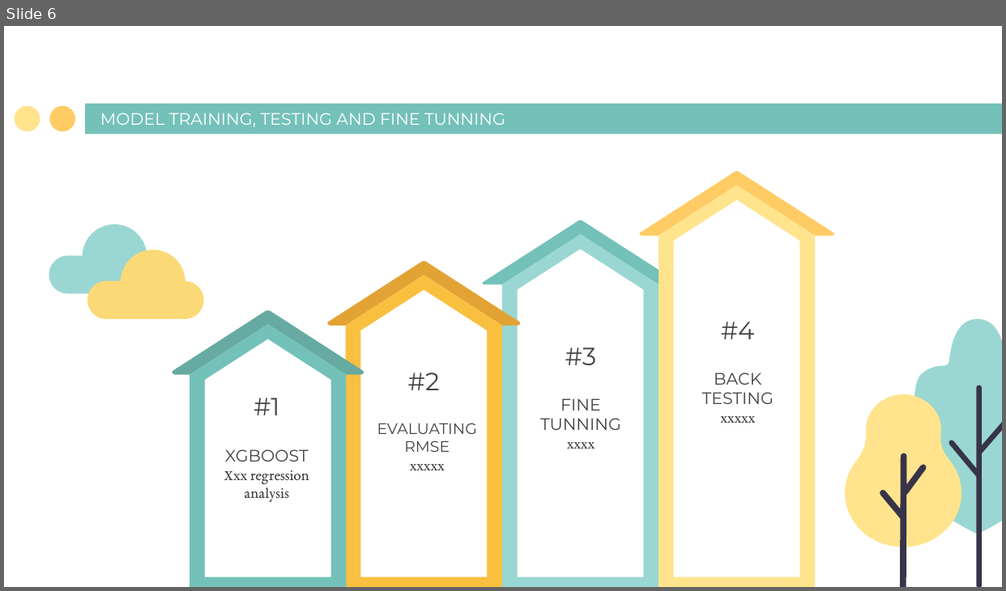
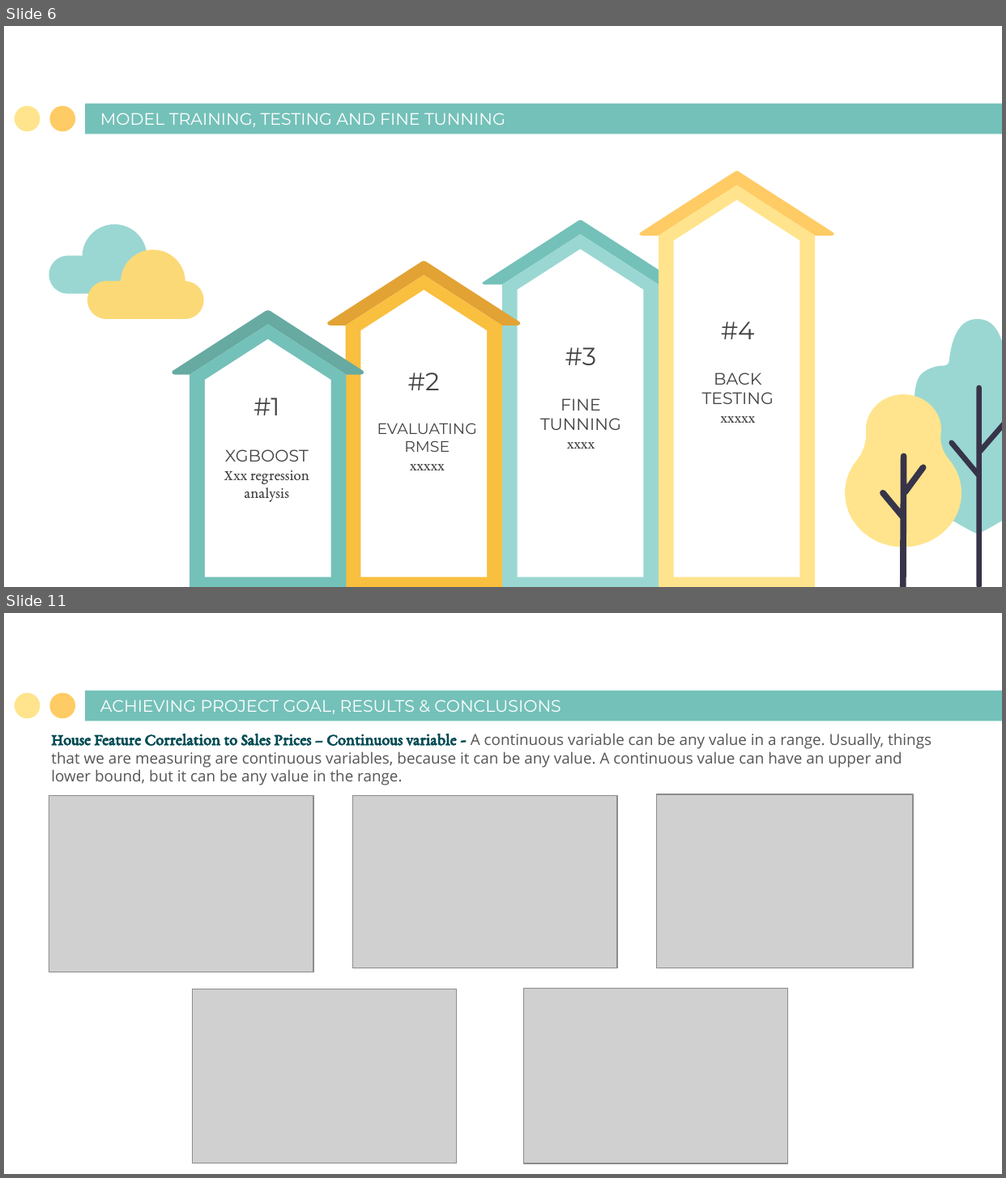
Before and after one commit to BrownTD/Final-Project, a slide deck: Group 2 Final Project House Price Prediction.pptx. Shown one above the other, each under a label of ours: slide 6 before the commit, slides 6 and 11 after it; the slides between them are not shown. The pictures are 1006x591 and 1006x1178 pixels, drawn with LibreOffice and Linux fonts; fonts in the diff are those of the drawing; grey boxes stand for pictures. Boxes give left, top, right and bottom in pixels: in the first picture for what was removed or moved away, otherwise in the second. Text is boxed around its words. In the diff, an @@ line names an element or a change of style, - is before the commit and + after.

```diff
--- a/Group 2 Final Project House Price Prediction.pptx
+++ b/Group 2 Final Project House Price Prediction.pptx
@@ slide 11 added at bbox=[4, 613, 1002, 1174], background #FFFFFF; not listed: 3 template elements that a slide beside it also shows @@
@@ title added at bbox=[100, 700, 560, 714], 12 pt, text #FFFFFF @@
+ACHIEVING PROJECT GOAL, RESULTS & CONCLUSIONS
@@ text added at bbox=[51, 733, 931, 786], 11 pt, text #555555 @@
+House Feature Correlation to Sales Prices – Continuous variable - A continuous variable can be any value in a range. Usually, things that we are measuring are continuous variables, because it can be any value. A continuous value can have an upper and lower bound, but it can be any value in the range.
@@ picture added at bbox=[49, 795, 313, 973] @@
@@ picture added at bbox=[353, 795, 618, 969] @@
@@ picture added at bbox=[657, 794, 913, 969] @@
@@ picture added at bbox=[192, 989, 456, 1164] @@
@@ picture added at bbox=[523, 988, 787, 1164] @@
```
Also in this commit, not shown: 8 slides changed, 5 other slides added.
